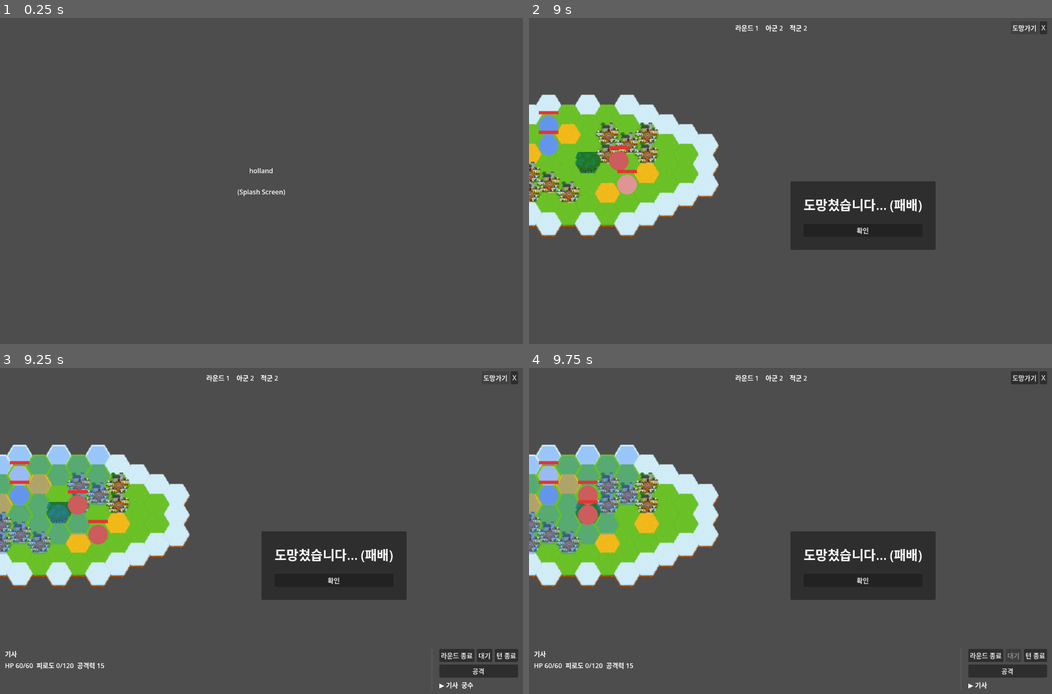
Above: before the commit, frames 1-4 (two rows, left to right).
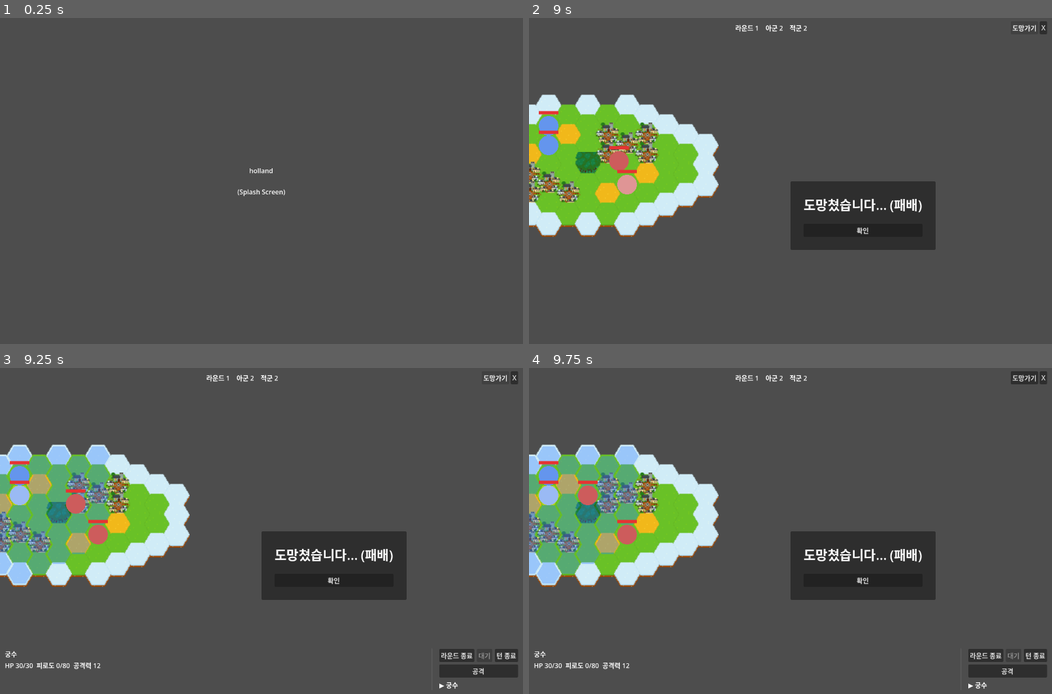
Above: after the commit, the same moments.

Repository: KwangSon/holland
Game: Godot game, scene res://src/main.tscn
The game is run twice, just before and just after one commit, with the same random seed, the same clock (stepped at 60 frames per second) and the same inputs.
Inputs (mouse positions are in pixels of both pictures, inside the frame that each line leads up to):
- Up to frame 1 (0.25 s): no input
- Up to frame 2 (9 s): tap Enter (ui_accept) at 0.5, 0.77, 1.25, 7.25 s; move the mouse to (905, 164) at 0.52 s; hold Right (ui_right) 0.53-1.25 s; hold Shift 0.53-1.25 s; click (905, 164) at 0.67 s; drag from (685, 197) to (764, 246) at 1.27 s; click "새 캠페인" at 2 s; click "⏸" at 2.75 s; click "▶" at 3.5 s; click "용병단" at 4.25 s; click "X" at 5 s; click "닫기" at 5.75 s; click "X" at 6.5 s; move the mouse to (727, 190) at 7.27 s; hold Right (ui_right) 7.28-8 s; tap Ctrl at 7.35 s; click (727, 190) at 7.42 s; drag from (764, 246) to (633, 132) at 8.02 s; click "도망가기" at 8.75 s
- Up to frame 3 (9.25 s): no input
- Up to frame 4 (9.75 s): click (1015, 654) at 9.5 s, where only the run before the commit has a clickable "대기"

Frames 1-2 are identical in both runs. In frame 3, 2.1% of the frame differs, in the area x 0-94%, y 30-99%; in frame 4, 2.3%, in the area x 0-88%, y 30-99%.

Commit message:
feat: allow multiple combat actions per turn

Diff:
--- a/src/combat/combat_rules.gd
+++ b/src/combat/combat_rules.gd
@@ -9,7 +9,7 @@
 
 ## Returns passable cells the unit can move to this turn.
 static func get_legal_moves(unit: CombatUnit, board: CombatBoard) -> Array[Vector2i]:
-	if not unit.alive or unit.has_acted or unit.action_points <= 0:
+	if not unit.alive or unit.action_points <= 0:
 		return []
 	if unit.fatigue >= unit.max_fatigue:
 		return []
@@ -60,7 +60,7 @@
 static func get_attack_targets(
 	attacker: CombatUnit, board: CombatBoard, all_units: Array[CombatUnit]
 ) -> Array[String]:
-	if not attacker.alive or attacker.has_acted:
+	if not attacker.alive:
 		return []
 	if attacker.action_points < BASIC_ATTACK_AP_COST:
 		return []
--- a/src/combat/combat_state.gd
+++ b/src/combat/combat_state.gd
@@ -5,6 +5,7 @@
 var _board: CombatBoard
 var _units: Dictionary = {}  # unit_id → CombatUnit
 var _turn_order: Array[String] = []  # unit_ids sorted by initiative
+var _turn_started_round: Dictionary = {}  # unit_id → round_number
 var _turn_index: int = 0
 var _rng: RandomNumberGenerator
 
@@ -22,6 +23,7 @@
 	_rng.seed = encounter_seed
 
 	_units.clear()
+	_turn_started_round.clear()
 	var all: Array[CombatUnit] = []
 	for unit: CombatUnit in player_units:
 		_units[unit.id] = unit
@@ -34,7 +36,7 @@
 
 	_build_turn_order(all)
 	_turn_index = 0
-	_get_active_ref().begin_turn(0)
+	_start_unit_turn(_get_active_ref(), 0)
 
 
 func get_active_unit() -> CombatUnit:
@@ -56,21 +58,21 @@
 
 func get_legal_moves(unit_id: String) -> Array[Vector2i]:
 	var unit: CombatUnit = _units.get(unit_id, null)
-	if unit == null:
+	if unit == null or not _is_active_unit_id(unit_id):
 		return []
 	return CombatRules.get_legal_moves(unit, _board)
 
 
 func get_attack_targets(unit_id: String) -> Array[String]:
 	var unit: CombatUnit = _units.get(unit_id, null)
-	if unit == null:
+	if unit == null or not _is_active_unit_id(unit_id):
 		return []
 	return CombatRules.get_attack_targets(unit, _board, get_all_units())
 
 
 func move_unit(unit_id: String, target: Vector2i) -> bool:
 	var unit: CombatUnit = _units.get(unit_id, null)
-	if unit == null or not unit.alive or unit.has_acted:
+	if unit == null or not unit.alive or not _is_active_unit_id(unit_id):
 		return false
 	if not target in CombatRules.get_legal_moves(unit, _board):
 		return false
@@ -86,8 +88,6 @@
 	_board.set_occupied(target, unit_id)
 	unit.action_points -= ap_cost
 	unit.fatigue += fatigue_cost
-	if unit.action_points <= 0 or unit.fatigue >= unit.max_fatigue:
-		unit.has_acted = true
 	return true
 
 
@@ -97,7 +97,7 @@
 	var defender: CombatUnit = _units.get(defender_id, null)
 	if attacker == null or defender == null:
 		return {}
-	if not attacker.alive or not defender.alive or attacker.has_acted:
+	if not attacker.alive or not defender.alive or not _is_active_unit_id(attacker_id):
 		return {}
 	if not defender_id in CombatRules.get_attack_targets(attacker, _board, get_all_units()):
 		return {}
@@ -107,8 +107,6 @@
 	result["killed"] = not defender.alive
 	attacker.action_points -= CombatRules.BASIC_ATTACK_AP_COST
 	attacker.fatigue += CombatRules.ATTACK_FATIGUE_COST
-	if attacker.action_points <= 0 or attacker.fatigue >= attacker.max_fatigue:
-		attacker.has_acted = true
 
 	if not defender.alive:
 		_board.clear_occupied(defender.position)
@@ -133,7 +131,7 @@
 		_turn_index += 1
 	var active := get_active_unit()
 	if active != null:
-		active.begin_turn(CombatRules.TURN_FATIGUE_RECOVERY)
+		_start_unit_turn(active, CombatRules.TURN_FATIGUE_RECOVERY)
 
 
 ## Returns units of the given team remaining to act in the current turn cycle.
@@ -166,7 +164,7 @@
 	_turn_order.insert(last_player_pos, current_id)
 	var next := get_active_unit()
 	if next != null:
-		next.has_acted = false
+		_start_unit_turn(next, CombatRules.TURN_FATIGUE_RECOVERY)
 
 
 ## Skips all remaining player turns and advances to the next enemy unit.
@@ -185,10 +183,11 @@
 			break
 	if not found:
 		round_number += 1
+		_build_turn_order(_get_living_units())
 		_turn_index = 0
 	var next := get_active_unit()
 	if next != null:
-		next.has_acted = false
+		_start_unit_turn(next, CombatRules.TURN_FATIGUE_RECOVERY)
 
 
 func get_outcome() -> String:
@@ -222,5 +221,19 @@
 	return result
 
 
+func _is_active_unit_id(unit_id: String) -> bool:
+	var active := get_active_unit()
+	return active != null and active.id == unit_id
+
+
+func _start_unit_turn(unit: CombatUnit, fatigue_recovery: int) -> void:
+	if unit == null:
+		return
+	if _turn_started_round.get(unit.id, 0) == round_number:
+		return
+	unit.begin_turn(fatigue_recovery)
+	_turn_started_round[unit.id] = round_number
+
+
 func _get_active_ref() -> CombatUnit:
 	return _units[_turn_order[_turn_index]]
--- a/test/unit/test_combat_state.gd
+++ b/test/unit/test_combat_state.gd
@@ -58,6 +58,32 @@
 	assert_eq(state.get_active_unit().id, "p")
 
 
+func test_non_active_unit_cannot_move_or_attack() -> void:
+	var player := _make_unit({"id": "p", "team": "player", "initiative": 40})
+	var enemy := _make_unit(
+		{"id": "e", "team": "enemy", "position": Vector2i(1, 0), "initiative": 10}
+	)
+	var state := _start_state([player], [enemy], [Vector2i(0, 0), Vector2i(1, 0), Vector2i(2, 0)])
+
+	assert_false(state.move_unit("e", Vector2i(2, 0)))
+	assert_true(state.attack("e", "p").is_empty())
+	assert_eq(state.get_legal_moves("e").size(), 0)
+	assert_eq(state.get_attack_targets("e").size(), 0)
+
+
+func test_unit_can_move_then_attack_in_same_turn() -> void:
+	var player := _make_unit({"id": "p", "team": "player", "initiative": 40})
+	var enemy := _make_unit({"id": "e", "team": "enemy", "position": Vector2i(2, 0)})
+	var state := _start_state([player], [enemy], [Vector2i(0, 0), Vector2i(1, 0), Vector2i(2, 0)])
+
+	assert_true(state.move_unit("p", Vector2i(1, 0)))
+	var result := state.attack("p", "e")
+
+	assert_true(result.has("hit"))
+	assert_eq(player.action_points, 3)
+	assert_eq(player.fatigue, 34)
+
+
 func test_attack_consumes_ap_and_fatigue() -> void:
 	var player := _make_unit({"id": "p", "team": "player", "initiative": 40})
 	var enemy := _make_unit({"id": "e", "team": "enemy", "position": Vector2i(1, 0)})
@@ -67,6 +93,29 @@
 	assert_true(result.has("hit"))
 	assert_eq(player.action_points, 5)
 	assert_eq(player.fatigue, 30)
+
+
+func test_unit_can_attack_multiple_times_while_ap_and_fatigue_allow() -> void:
+	var player := _make_unit({"id": "p", "team": "player", "initiative": 40})
+	var enemy := _make_unit({"id": "e", "team": "enemy", "position": Vector2i(1, 0), "max_hp": 40})
+	var state := _start_state([player], [enemy], [Vector2i(0, 0), Vector2i(1, 0)])
+
+	assert_true(state.attack("p", "e").has("hit"))
+	assert_true(state.attack("p", "e").has("hit"))
+
+	assert_eq(player.action_points, 1)
+	assert_eq(player.fatigue, 60)
+
+
+func test_attack_requires_enough_ap() -> void:
+	var player := _make_unit(
+		{"id": "p", "team": "player", "initiative": 40, "max_action_points": 3}
+	)
+	var enemy := _make_unit({"id": "e", "team": "enemy", "position": Vector2i(1, 0)})
+	var state := _start_state([player], [enemy], [Vector2i(0, 0), Vector2i(1, 0)])
+
+	assert_eq(state.get_attack_targets("p").size(), 0)
+	assert_true(state.attack("p", "e").is_empty())
 
 
 func test_end_turn_starts_next_unit_with_ap_reset_and_fatigue_recovery() -> void:
@@ -88,3 +137,24 @@
 	assert_eq(state.get_active_unit().id, "e")
 	assert_eq(enemy.action_points, 9)
 	assert_eq(enemy.fatigue, 5)
+
+
+func test_wait_turn_does_not_reset_waiting_unit_when_it_returns_same_round() -> void:
+	var first := _make_unit({"id": "p1", "team": "player", "initiative": 50, "action_points": 3})
+	var second := _make_unit(
+		{"id": "p2", "team": "player", "position": Vector2i(1, 0), "initiative": 40}
+	)
+	var enemy := _make_unit(
+		{"id": "e", "team": "enemy", "position": Vector2i(2, 0), "initiative": 10}
+	)
+	var state := _start_state(
+		[first, second], [enemy], [Vector2i(0, 0), Vector2i(1, 0), Vector2i(2, 0)]
+	)
+	first.action_points = 3
+
+	state.wait_turn()
+	assert_eq(state.get_active_unit().id, "p2")
+
+	state.end_turn()
+	assert_eq(state.get_active_unit().id, "p1")
+	assert_eq(first.action_points, 3)
